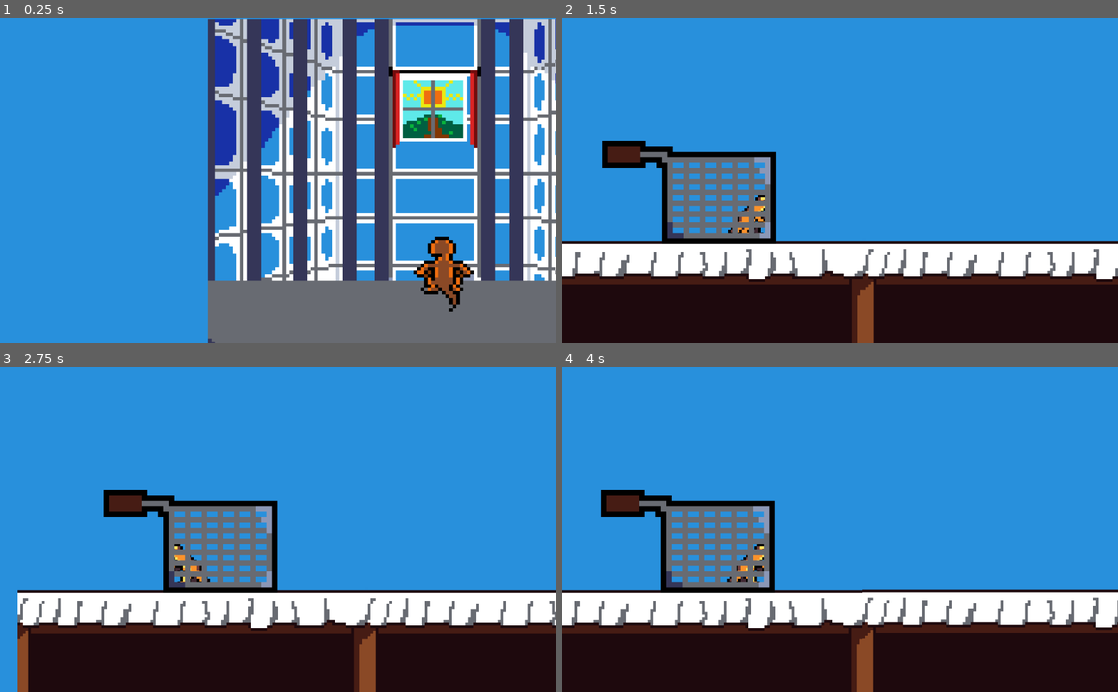
Above: before the commit, frames 1-4 (two rows, left to right).
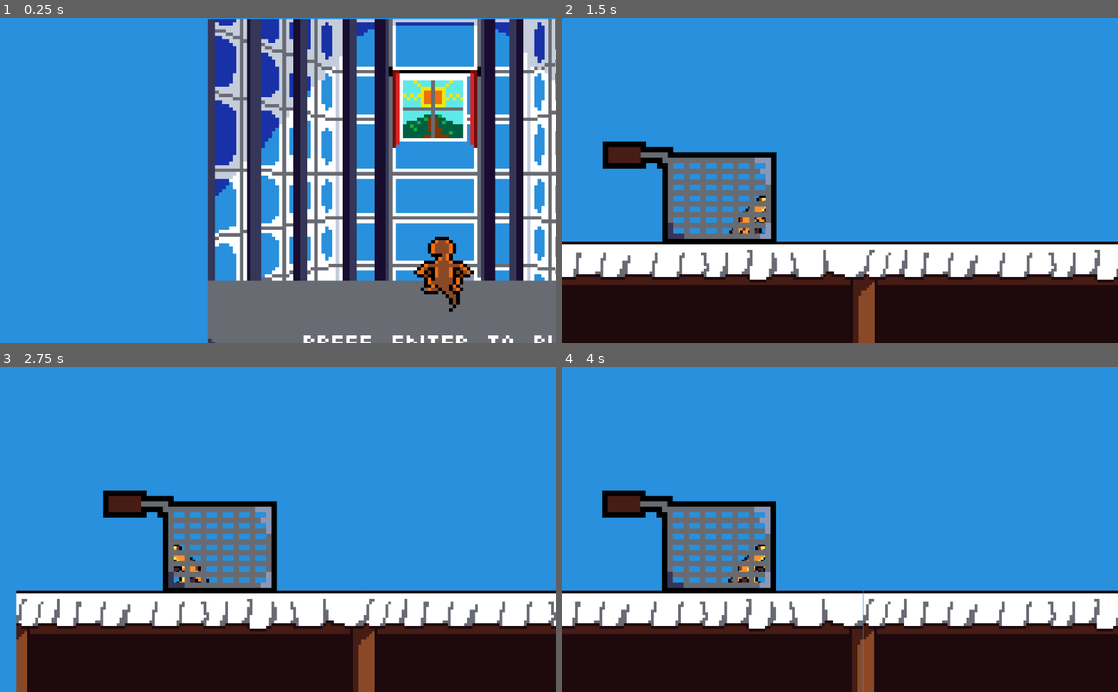
Above: after the commit, the same moments.

Repository: CoEck/Dinonuggys-Journey
Game: Godot game, scene res://StartScreen.tscn
The game is run twice, just before and just after one commit, with the same random seed, the same clock (stepped at 60 frames per second) and the same inputs.
Inputs:
- Up to frame 1 (0.25 s): no input
- Up to frame 2 (1.5 s): tap Enter (ui_accept) at 0.5, 1.35 s; hold Enter (ui_accept) 0.53-1.28 s; hold Right (ui_right) from 0.53 s (still down)
- Up to frame 3 (2.75 s): tap Enter (ui_accept) at 1.52, 1.82 s; release Right (ui_right) at 2.03 s; hold Left (ui_left) from 2.03 s (still down); hold Enter (ui_accept) from 2.03 s (still down)
- Up to frame 4 (4 s): release Left (ui_left) at 2.78 s; release Enter (ui_accept) at 2.78 s; hold Right (ui_right) from 2.78 s (still down); tap Enter (ui_accept) at 2.85, 3.02, 3.32 s; hold Enter (ui_accept) from 3.53 s (still down)

The runs differ from the first frame. In frame 1, 7.0% of the frame differs, in the area x 44-100%, y 0-100%; in frame 2, 3.2%; in frame 3, 3.2%; in frame 4, 3.7%.

Commit message:
fix(core): fix music only being played on one ear

Diff:
--- a/Level.tscn
+++ b/Level.tscn
@@ -1,8 +1,7 @@
-[gd_scene load_steps=27 format=2]
+[gd_scene load_steps=26 format=2]
 
 [ext_resource path="res://Player.gd" type="Script" id=1]
 [ext_resource path="res://Fork.tscn" type="PackedScene" id=2]
-[ext_resource path="res://Music.mp3" type="AudioStream" id=3]
 [ext_resource path="res://Cabinet.tscn" type="PackedScene" id=4]
 [ext_resource path="res://Table.tscn" type="PackedScene" id=5]
 [ext_resource path="res://Player.tscn" type="PackedScene" id=6]
@@ -97,11 +96,6 @@
 [node name="CollisionPolygon2D13" type="CollisionPolygon2D" parent="ZoneDeath"]
 polygon = PoolVector2Array( 1630.31, -214.364, 1631.54, -203.896, 1603.58, -204.23 )
 
-[node name="AudioStreamPlayer2D" type="AudioStreamPlayer2D" parent="."]
-position = Vector2( -21.2057, -42.723 )
-stream = ExtResource( 3 )
-autoplay = true
-
 [node name="Finish" type="Area2D" parent="."]
 position = Vector2( -22.7906, -41.9771 )
 
--- a/Player.tscn
+++ b/Player.tscn
@@ -1,7 +1,8 @@
-[gd_scene load_steps=5 format=2]
+[gd_scene load_steps=6 format=2]
 
 [ext_resource path="res://Dinonuggy.png" type="Texture" id=1]
 [ext_resource path="res://Dinonuggy2.png" type="Texture" id=2]
+[ext_resource path="res://Music.mp3" type="AudioStream" id=3]
 
 [sub_resource type="SpriteFrames" id=1]
 animations = [ {
@@ -18,7 +19,6 @@
 [node name="Player" type="KinematicBody2D"]
 
 [node name="AnimatedSprite" type="AnimatedSprite" parent="."]
-position = Vector2( -0.0625, 0.1875 )
 frames = SubResource( 1 )
 animation = "run"
 
@@ -26,9 +26,12 @@
 shape = SubResource( 2 )
 
 [node name="Camera2D" type="Camera2D" parent="."]
-position = Vector2( 0.331675, 0.205257 )
 current = true
 zoom = Vector2( 0.2, 0.2 )
 smoothing_enabled = true
 offset_h = 0.32
 offset_v = -0.22
+
+[node name="AudioStreamPlayer2D" type="AudioStreamPlayer2D" parent="."]
+stream = ExtResource( 3 )
+autoplay = true
--- a/StartScreen.tscn
+++ b/StartScreen.tscn
@@ -20,6 +20,7 @@
 scale = Vector2( 6.52907, 6.28076 )
 frames = SubResource( 1 )
 animation = "start"
+frame = 1
 playing = true
 
 [node name="Camera2D" type="Camera2D" parent="."]
